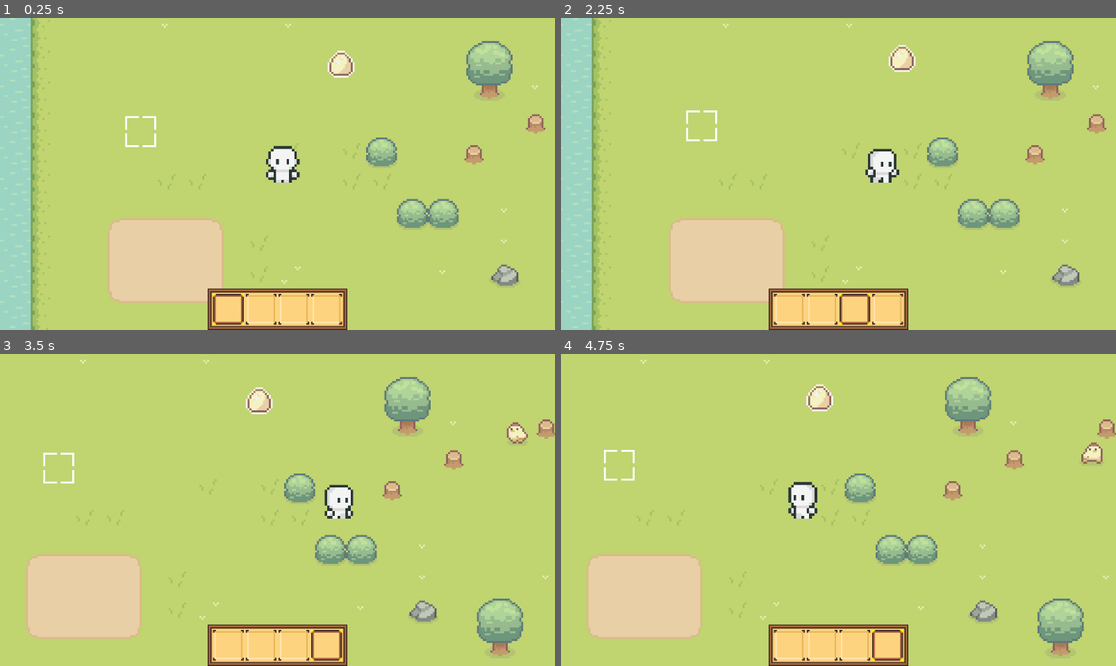
Above: before the commit, frames 1-4 (two rows, left to right).
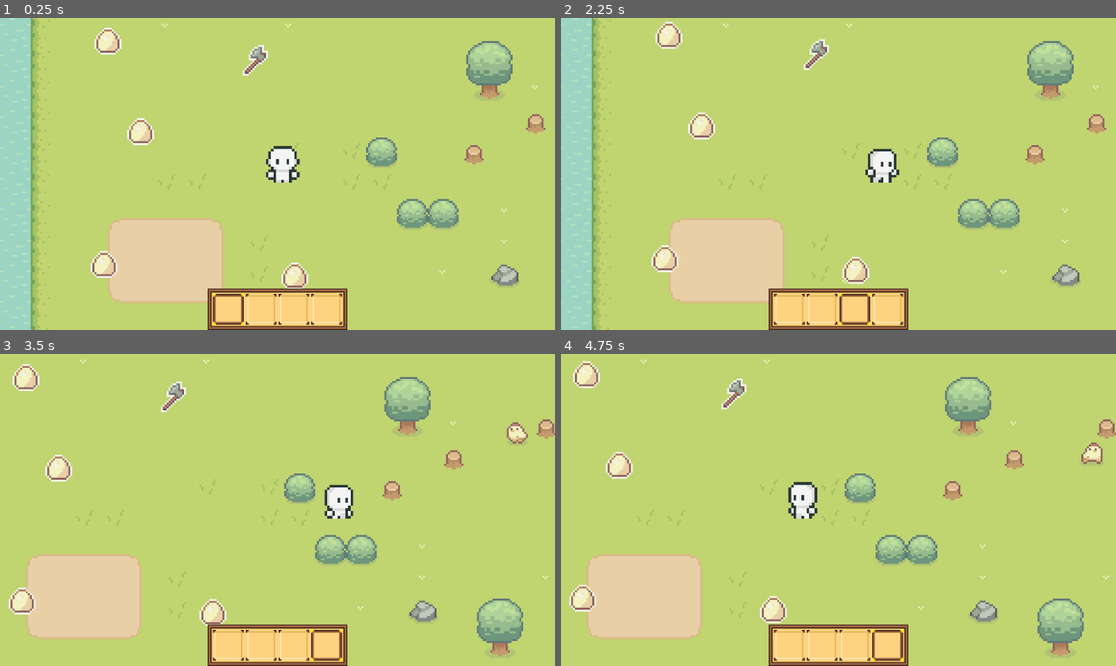
Above: after the commit, the same moments.

Repository: Lamayanul/Game
Game: Godot game, scene res://Scene/world.tscn
Same seed, same stepped clock (60 frames per second), same inputs: the game is played once before the commit and once after it.
Inputs (mouse positions are in pixels of both pictures, inside the frame that each line leads up to):
- Up to frame 1 (0.25 s): no input
- Up to frame 2 (2.25 s): drag from (788, 308) to (1049, 64) at 0.52 s; drag from (821, 308) to (1049, 64) at 1.27 s; move the mouse to (855, 308) at 2.02 s; hold D (move_right) from 2.03 s (still down); tap P (plantSeed) at 2.1 s; click (855, 308) at 2.17 s
- Up to frame 3 (3.5 s): tap Z (drop) at 2.3 s; release D (move_right) at 2.75 s; drag from (327, 644) to (294, 394) at 2.77 s
- Up to frame 4 (4.75 s): move the mouse to (1005, 556) at 3.52 s; hold A (move_left) 3.53-4.25 s; tap Z (drop) at 3.6 s; click (1005, 556) at 3.67 s; tap Space (jump) at 3.77 s; drag from (672, 463) to (755, 432) at 4.27 s

The runs differ from the first frame. In frame 1, 2.0% of the frame differs, in the area x 16-64%, y 3-87%; in frame 2, 2.0%, in the area x 16-64%, y 1-86%; in frame 3, 2.0%; in frame 4, 2.0%.

Commit message:
update
inventar fix + player's items

Diff:
--- a/Autoload/Database.gd
+++ b/Autoload/Database.gd
@@ -16,8 +16,8 @@
 func get_number(ID="0"):
  return content[ID]["number"]
 
-func get_id(number: int) -> String:
- for id in content.keys():
-  if content[id]["number"] == number:
-   return id
- return "0"
+#func get_id(number: int) -> String:
+ #for id in content.keys():
+  #if content[id]["number"] == number:
+   #return id
+ #return "0"
--- a/Autoload/Database.json
+++ b/Autoload/Database.json
@@ -1,14 +1,20 @@
 {
  "0":{
-  "texture" : "Egg_item.png",
-  "cantitate":3,
+  "texture" : "",
+  "cantitate":0,
   "number":0
 	 },
 
 
  "1":{
-  "texture" : "grid_selector.png",
+  "texture" : "Egg_item.png",
   "cantitate":3,
   "number":1
-	 }
+	 },
+
+"2":{
+	"texture":"axe.png",
+	"cantitate":1,
+	"number":2
+	}
 }
--- a/Scene/player.tscn
+++ b/Scene/player.tscn
@@ -574,6 +574,9 @@
 
 [sub_resource type="RectangleShape2D" id="RectangleShape2D_fivss"]
 size = Vector2(10.6094, 3.0625)
+
+[sub_resource type="RectangleShape2D" id="RectangleShape2D_5r8jg"]
+size = Vector2(7, 6)
 
 [node name="CharacterBody2D" type="CharacterBody2D"]
 y_sort_enabled = true
@@ -585,7 +588,7 @@
 position = Vector2(-29, -24)
 scale = Vector2(1.35, 1.35)
 sprite_frames = SubResource("SpriteFrames_qhxai")
-animation = &"front_walk"
+animation = &"front_idle"
 
 [node name="colisiune" type="CollisionShape2D" parent="."]
 position = Vector2(-28.3047, -16)
@@ -598,3 +601,14 @@
 position_smoothing_enabled = true
 drag_horizontal_enabled = true
 drag_vertical_enabled = true
+
+[node name="item_mana" type="Node2D" parent="."]
+position = Vector2(-22, -21)
+metadata/_edit_group_ = true
+
+[node name="sprite" type="Sprite2D" parent="item_mana"]
+
+[node name="Area2D" type="Area2D" parent="item_mana/sprite"]
+
+[node name="CollisionShape2D" type="CollisionShape2D" parent="item_mana/sprite/Area2D"]
+shape = SubResource("RectangleShape2D_5r8jg")
--- a/Scene/world.tscn
+++ b/Scene/world.tscn
@@ -276,18 +276,31 @@
 grow_horizontal = 2
 grow_vertical = 0
 
-[node name="Item" parent="." instance=ExtResource("13_6ft7m")]
-position = Vector2(-93, 25)
-metadata/_edit_group_ = true
-
 [node name="Area2D2" type="Area2D" parent="."]
 
 [node name="CollisionShape2D" type="CollisionShape2D" parent="Area2D2"]
 position = Vector2(-176.5, -20)
 shape = SubResource("RectangleShape2D_0l4ak")
 
+[node name="Item" parent="." instance=ExtResource("13_6ft7m")]
+position = Vector2(-138, 23)
+ID = "2"
+metadata/_edit_group_ = true
+
 [node name="Item2" parent="." instance=ExtResource("13_6ft7m")]
 position = Vector2(-197, 60)
+ID = "1"
+
+[node name="Item3" parent="." instance=ExtResource("13_6ft7m")]
+position = Vector2(-117, 135)
+ID = "1"
+
+[node name="Item4" parent="." instance=ExtResource("13_6ft7m")]
+position = Vector2(-216, 129)
+ID = "1"
+
+[node name="Item5" parent="." instance=ExtResource("13_6ft7m")]
+position = Vector2(-214, 13)
 ID = "1"
 
 [connection signal="body_entered" from="TileMap/Area2D" to="player" method="_on_area_2d_body_entered"]
--- a/Scripturi/player.gd
+++ b/Scripturi/player.gd
@@ -8,7 +8,7 @@
 var _currentIdleAnimation = "front_idle" # Current idle animation
 var is_jumping = false
 var jumpDirection = Vector2.ZERO
-
+@onready var hand_sprite = $item_mana/sprite
 # Nodes
 var colisiune
 var tilemap
@@ -128,12 +128,20 @@
 	if body.is_in_group("player"):
 		camera.zoom=Vector2(4,4)
 
-
-
-
 func _on_body_entered(_body):
 	Speed = 25
 
 
 func _on_body_exited(_body):
 	Speed =50
+
+
+
+# Funcția pentru echiparea unui item
+func equip_item(item_texture: Texture):
+	if item_texture:
+		print("Texture set successfully")
+		hand_sprite.texture = item_texture
+		hand_sprite.visible = true
+	else:
+		print("Texture is null")
--- a/User/inv.gd
+++ b/User/inv.gd
@@ -4,14 +4,15 @@
 var selected_slot: Slot = null  # Slotul selectat
 @onready var texture_rect = $MarginContainer/TextureRect
 @onready var grid = $"../../TileMap/Grid"  # Referința la grid
-
+@export var plin:int =0
 
 
 
 # Dimensiunea unui tile (ajustează după caz)
-var tile_size = Vector2(16, 16)
+#var tile_size = Vector2(16, 16)
 
 func add_item(ID="0"):
+
 	var item_texture = load("res://assets/" + ItemData.get_texture(ID))
 	var item_cantitate = ItemData.get_cantitate(ID)
 	var item_number = ItemData.get_number(ID)
@@ -27,6 +28,10 @@
 			if not child.filled:
 				index = i
 				break
+			#elif child.get_id() == ID:
+				#child.set_property(item_data)
+				#return
+
 
 	var slot = grid_container.get_child(index)
 	if slot != null and slot.has_method("set_property"):
@@ -39,6 +44,12 @@
 		if child is Slot:
 			child.connect("slot_selected", Callable(self, "_on_slot_selected"))
 
+	  # Selectează automat primul slot
+	if grid_container.get_child_count() > 0:
+		var first_slot = grid_container.get_child(0)
+		if first_slot is Slot:
+			_on_slot_selected(first_slot)
+
 func _on_slot_selected(slot: Slot):
 	if selected_slot:
 		selected_slot.deselect()  # Deselectează slotul anterior
@@ -46,6 +57,9 @@
 	selected_slot = slot
 	selected_slot.select()
 	update_selector_position(selected_slot)
+	var player = get_node("/root/world/player")  # Referința la nodul player
+	if player and slot.get_texture() != null:
+		player.equip_item(slot.get_texture())
 
 func update_selector_position(slot: Slot):
 	var slot_position = slot.get_global_position()
@@ -62,57 +76,76 @@
 	print("Funcția drop_selected_item a fost apelată")
 	if selected_slot:
 		var ID = selected_slot.get_id()  # Obține ID-ul itemului din slotul selectat
+		if ID == "0":
+			selected_slot.clear_item()
 		if ID:
 			print("ID-ul itemului este: ", ID)
 
-			# Obține textura și cantitatea din baza de date
-			#var item_texture = ItemData.get_texture(ID)
-			#var item_cantitate = ItemData.get_cantitate(ID)
+			# Obține poziția mouse-ului în coordonate globale
+			var mouse_position = Vector2(100,100)
+			var world = get_node("/root/world/")
 
-			# Obține poziția mouse-ului relativ la grid
-			var mouse_position = get_global_mouse_position()
-			var local_mouse_position = mouse_position - grid.global_position
+			# Convertește coordonatele mouse-ului în coordonatele locale ale TileMap
+			var _local_mouse_position = world.to_local(mouse_position)
+			# Drop itemul la poziția exactă a mouse-ului
+			drop_item(ID, mouse_position)
 
-			# Calculează poziția pe grid
-			var grid_position = Vector2(
-				floor(local_mouse_position.x / tile_size.x),
-				floor(local_mouse_position.y / tile_size.y)
-			)
-
-			# Convertim grid_position în coordonate globale pentru plasare
-			var drop_position = grid.global_position + grid_position * tile_size
-
-			print("Poziția calculată pentru drop: ", drop_position)
-
-			# Plasează itemul la poziția calculată
-			drop_item(ID, drop_position)
+			print("Poziția calculată pentru drop: ", mouse_position)
 
 			# Curăță și deselectează slotul
 			selected_slot.clear_item()
 			selected_slot.deselect()
 			selected_slot = null  # Deselectează slotul după drop
+			plin-=1
+			print(plin)
 		else:
 			print("ID-ul itemului nu a fost găsit în slotul selectat.")
 	else:
 		print("Niciun slot nu este selectat")
 
 
+
 # În funcția de drop
 func drop_item(ID: String, position: Vector2):
-
+	# Obține textura și cantitatea din ItemData
 	var item_cantitate = ItemData.get_cantitate(ID)
-	var item_texture = load("res://assets/"+ItemData.get_texture(ID)) as Texture
-	var item_scene = load("res://User/item.tscn")
+	var item_texture_path = "res://assets/" + ItemData.get_texture(ID)
+	var item_texture = load(item_texture_path) as Texture
 
 
-	var item_instance = item_scene.instantiate()
-	item_instance.global_position = position
-	item_instance.ID = ID
 
-		# Setează textura și cantitatea pe item_instance
-	item_instance.set_texture1(item_texture)
-	item_instance.set_cantitate(item_cantitate)
 
-	var items_node = get_node("/root/world/")
-	#items_node.add_child(load("res://User/item.tscn").instantiate())
-	items_node.add_child(item_instance)
+
+	# Încarcă scena itemului
+	var item_scene = load("res://User/item.tscn") as PackedScene
+	if item_scene:
+		# Instanțiază scena
+		var world_node = get_node("/root/world/")
+
+		var item_instance = item_scene.instantiate()
+		item_instance.set_cantitate(item_cantitate)
+		item_instance.set_texture1(item_texture)
+
+		item_instance.ID = selected_slot.get_id()
+		var local_position = world_node.to_local(position)
+		item_instance.position = local_position  # Folosește 'position' pentru coordonate locale
+
+		world_node.add_child(item_instance)
+		#item_instance.scale = Vector2(2, 2)  # Asigură-te că este vizibil
+		#item_instance.modulate = Color(1, 1, 1, 1)  # Asigură-te că nu este transparent
+		#item_instance.visible = true  # Asigură-te că este vizibil
+
+
+		#item_instance.set_texture1(item_texture)
+		#item_instance.set_cantitate(item_cantitate)
+
+
+		#item_instance.scale = Vector2(2, 2)  # Asigură-te că este vizibil
+		#item_instance.modulate = Color(1, 1, 1, 1)  # Asigură-te că nu este transparent
+		#item_instance.visible = true  # Asigură-te că este vizibil
+
+		# Adaugă instanța itemului în nodul world
+		#var items_node = get_node("/root/world/")
+		#if items_node:
+			#items_node.add_child(load("res://User/item.tscn").instantiate())
+			#items_node.add_child(item_instance)
--- a/User/item.tscn
+++ b/User/item.tscn
@@ -3,6 +3,7 @@
 [ext_resource type="Script" path="res://item.gd" id="1_adwne"]
 
 [sub_resource type="RectangleShape2D" id="RectangleShape2D_axomy"]
+size = Vector2(20, 4)
 
 [node name="Item" type="Sprite2D"]
 y_sort_enabled = true
@@ -11,6 +12,7 @@
 [node name="Area2D" type="Area2D" parent="."]
 
 [node name="CollisionShape2D" type="CollisionShape2D" parent="Area2D"]
+position = Vector2(0, 8)
 shape = SubResource("RectangleShape2D_axomy")
 
 [connection signal="body_entered" from="Area2D" to="." method="_on_body_entered"]
--- a/User/slot_container.gd
+++ b/User/slot_container.gd
@@ -6,14 +6,19 @@
 @onready var label = %Label
 @export var is_selected: bool = false
 var filled:bool=false
-
+var item_id: String = ""  # ID-ul itemului stivuit
 
 
 
 
 signal slot_selected(slot)
 
-@export var number : int = 0
+
+@export var number : int = 0:
+	set(value):
+		number = value
+		item_id = get_id()
+
 
 @export var cantitate: int = 0:
 	set(value):
@@ -33,21 +38,26 @@
 		cantitate = property["CANTITATE"]
 		number = property["NUMBER"]
 
+
 # Metoda pentru setarea texturii și cantității
 func set_property(data):
-	property = data
-	texture_rect.texture = property["TEXTURE"]
-	cantitate = property["CANTITATE"]
-	number = property["NUMBER"]
-	label.text = str(cantitate)
-	if cantitate > 0:
+	#if item_id != "" and item_id ==str( data["NUMBER"]):
+		#cantitate+=property["CANTITATE"]
+		#
+	#else:
+		property = data
+		texture_rect.texture = property["TEXTURE"]
+		cantitate = property["CANTITATE"]
+		number = property["NUMBER"]
 		label.text = str(cantitate)
-	else:
-		label.text = ""
-	if data["TEXTURE"]==null:
-		filled=false
-	else:
-		filled=true
+		if cantitate > 0:
+			label.text = str(cantitate)
+		else:
+			label.text = ""
+		if data["TEXTURE"]==null:
+			filled=false
+		else:
+			filled=true
 
 
 func get_texture() -> Texture:
@@ -124,7 +134,7 @@
 	filled = false
 
 	# Oprește funcționalitatea drag-and-drop
-	set_drag_preview(null)
+	#set_drag_preview(null)
 
 func get_id() -> String:
 	if property and property.has("Number") != null:
--- a/item.gd
+++ b/item.gd
@@ -1,6 +1,6 @@
 extends Sprite2D
 
-@export var ID = "0"
+@export var ID ="0"
 
 @onready var shadow = Sprite2D.new()
 
@@ -15,13 +15,22 @@
 
 func _ready():
 	# Setează textura folosind ID-ul
-	texture = load("res://assets/" + ItemData.get_texture(ID))
+	set_texture1(load("res://assets/" + ItemData.get_texture(ID)) as Texture)
 	original_position = position
+
+
 
 func _on_body_entered(body):
 	if body.name == "player":
-		get_parent().find_child("Inv").add_item(ID)
-		queue_free()
+		var inventory = get_parent().find_child("Inv")
+
+		if inventory.plin < 4:
+			get_parent().find_child("Inv").add_item(ID)
+			inventory.plin+=1
+			queue_free()
+			print(inventory.plin)
+		else:
+			print("Inventarul este plin")
 
 func _process(delta: float):
 	time_passed += delta
Not shown: 1 places in Scene/player.tscn that only renumber resources
Binary file added: assets/axe.png
Not shown, added: assets/axe.png.import
Not shown, added: Sprout Lands - Sprites - Basic pack/Objects/axeC6DC.tmp
